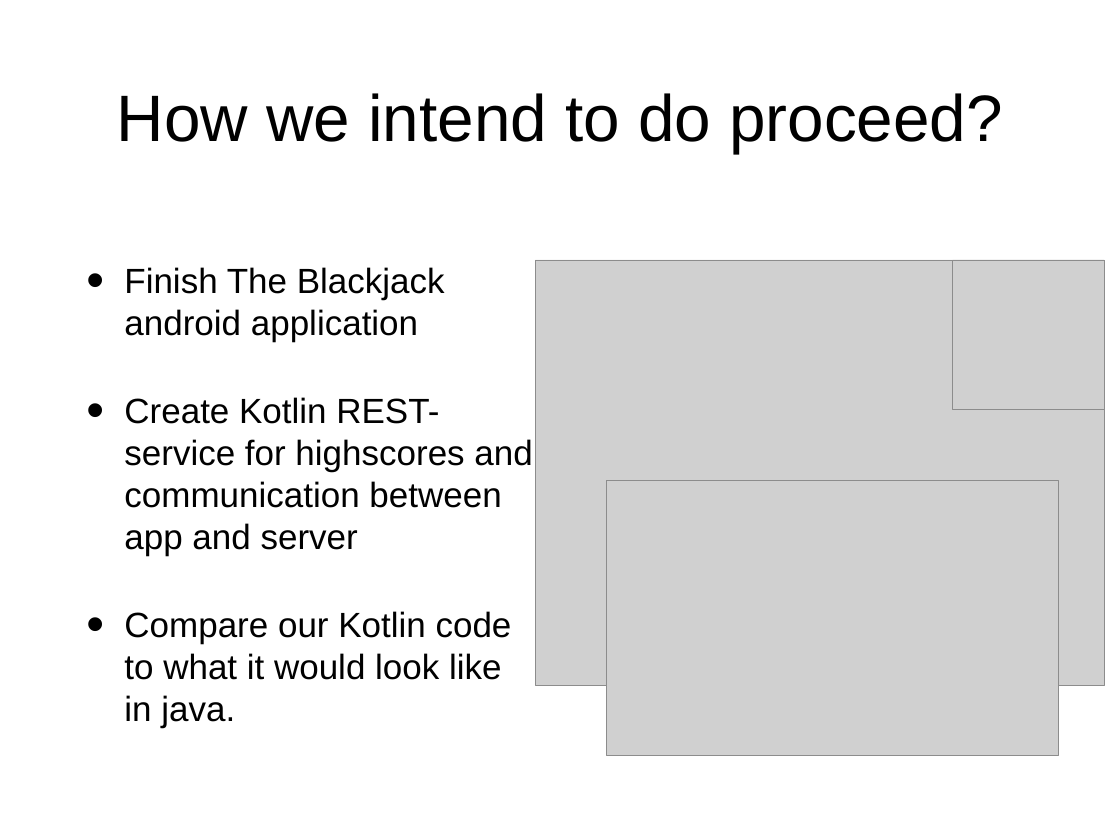
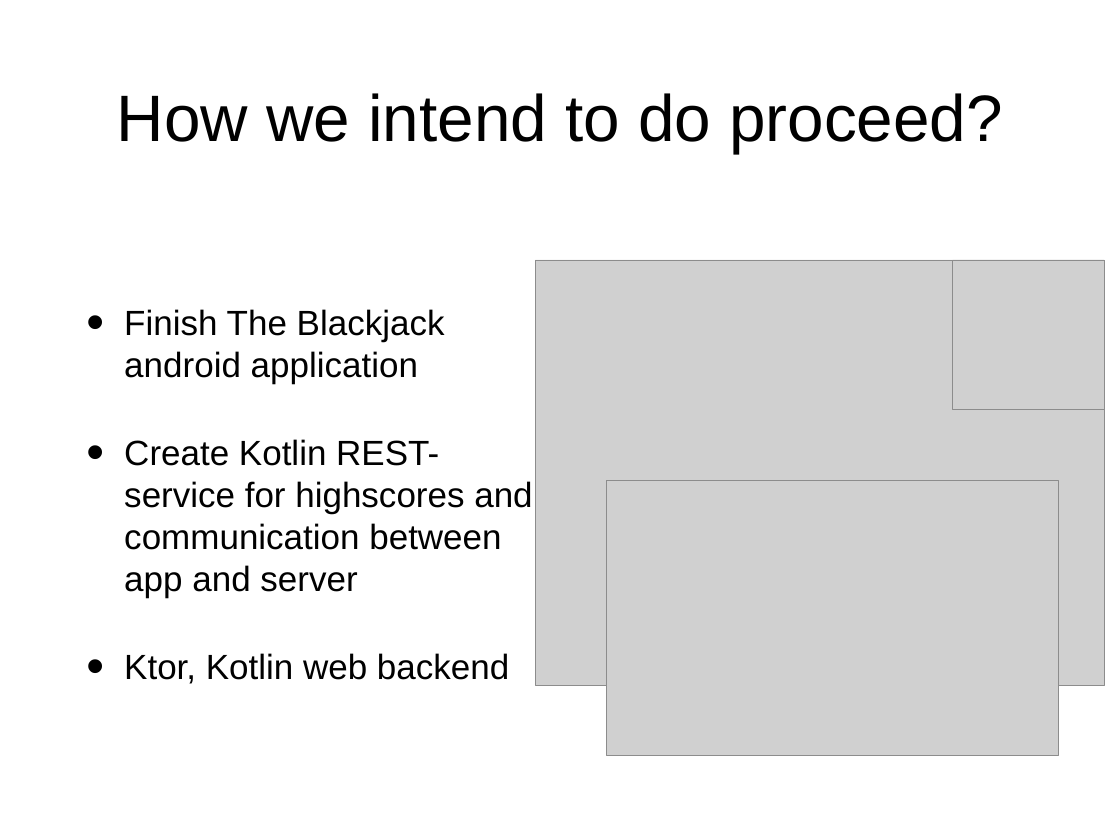
Before and after one commit to GardEngen/Blackjack, a slide deck: slide 5 of Project Presentation/Presentation.ppt. Drawn at 1120x840 pixels with LibreOffice and Linux fonts; fonts in the diff are those of the drawing; grey boxes stand for pictures. Boxes give left, top, right and bottom in pixels: in the first picture for what was removed or moved away, otherwise in the second. Text is boxed around its words. In the diff, an @@ line names an element or a change of style, - is before the commit and + after.

```diff
--- a/Project Presentation/Presentation.ppt
+++ b/Project Presentation/Presentation.ppt
@@ text at (124, 653, 509, 684): text changed @@
-• Compare our Kotlin code to what it would look like in java.
+• Ktor, Kotlin web backend
```
Also in this commit, not shown: 2 other slides changed, 1 other file.
